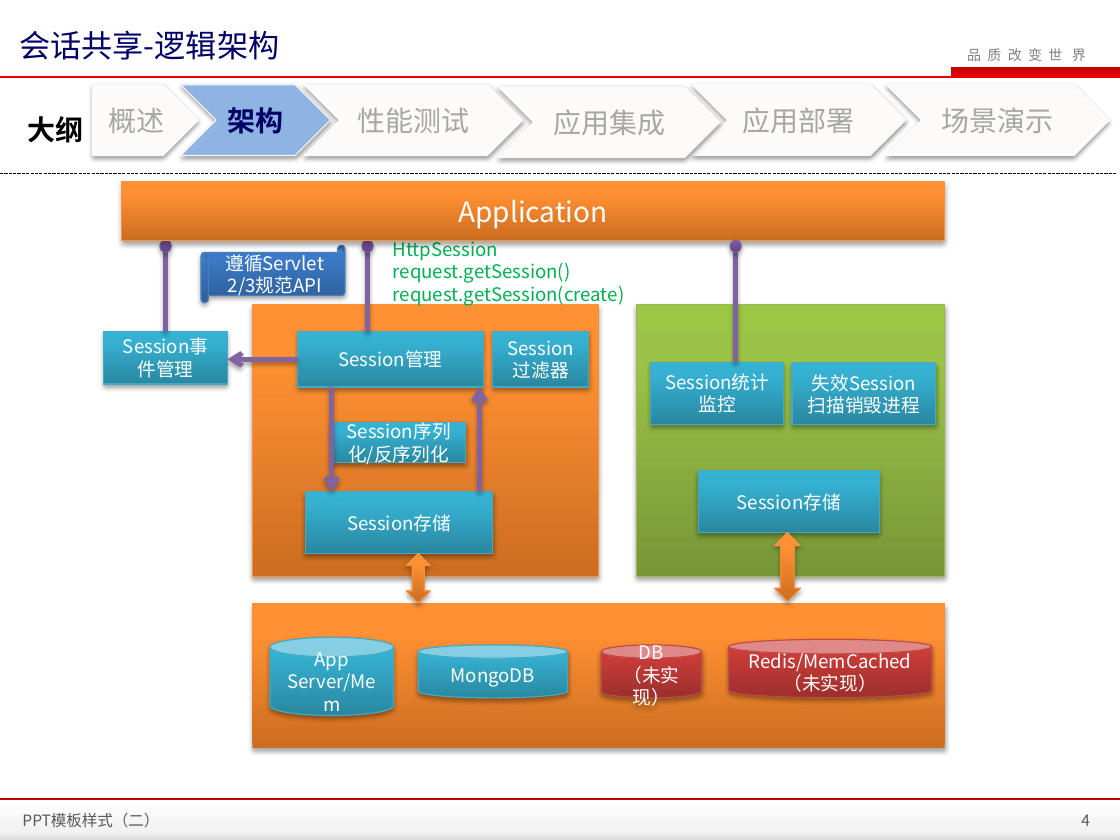
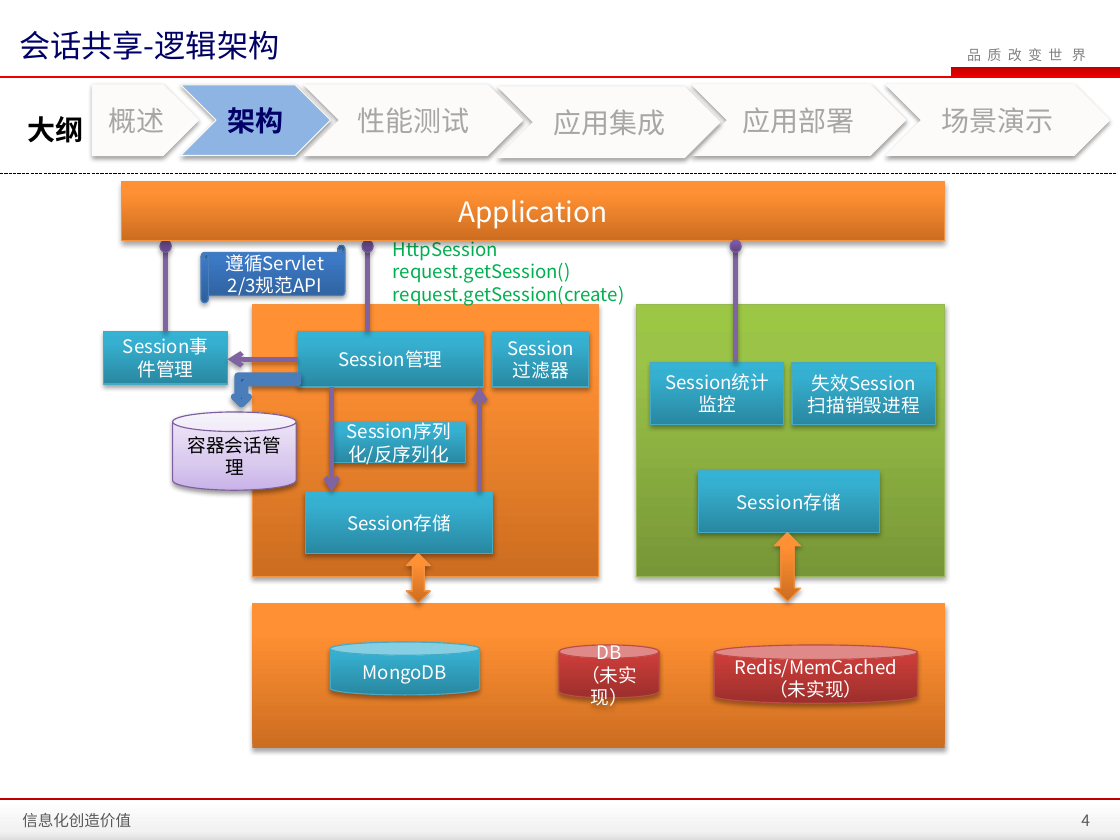
Before and after one commit to zhanght86/bboss-cms, a slide deck: slide 4 of 文档/SanyPDP平台会话共享介绍.pptx. Drawn at 1120x840 pixels with LibreOffice and Linux fonts; fonts in the diff are those of the drawing; background and template pictures are left out. Boxes give left, top, right and bottom in pixels: in the first picture for what was removed or moved away, otherwise in the second. Text is boxed around its words. In the diff, an @@ line names an element or a change of style, - is before the commit and + after.

```diff
--- a/文档/SanyPDP平台会话共享介绍.pptx
+++ b/文档/SanyPDP平台会话共享介绍.pptx
@@ bent up arrow added at (234, 376, 297, 404), fill gradient #5E7CC5 to #00295C, outline #4B7EBC 4.5 pt @@
@@ cylinder added at (172, 412, 296, 491), fill gradient #C9B5E8 to #D8CBEE to #F0EAF9, outline #7D60A0 0.75 pt, 12 pt, text #000000 @@
+容器会话管理
@@ cylinder removed at (270, 637, 393, 716) @@
-App Server/Mem
@@ cylinder "MongoDB": place and size @@
-cylinder "MongoDB" at (418, 645, 567, 698)
+cylinder "MongoDB" at (330, 642, 479, 694)
@@ cylinder "DB": place and size @@
-cylinder "DB" at (601, 645, 702, 698)
+cylinder "DB" at (559, 645, 660, 698)
@@ cylinder "Redis/MemCached（未实现）": place and size @@
-cylinder "Redis/MemCached（未实现）" at (729, 640, 932, 698)
+cylinder "Redis/MemCached（未实现）" at (715, 645, 917, 703)
@@ text at (22, 813, 131, 828): text changed @@
-PPT模板样式（二）
+信息化创造价值
```
Also in this commit, not shown: 17 other slides changed, 3 slides added, 7 other files.
